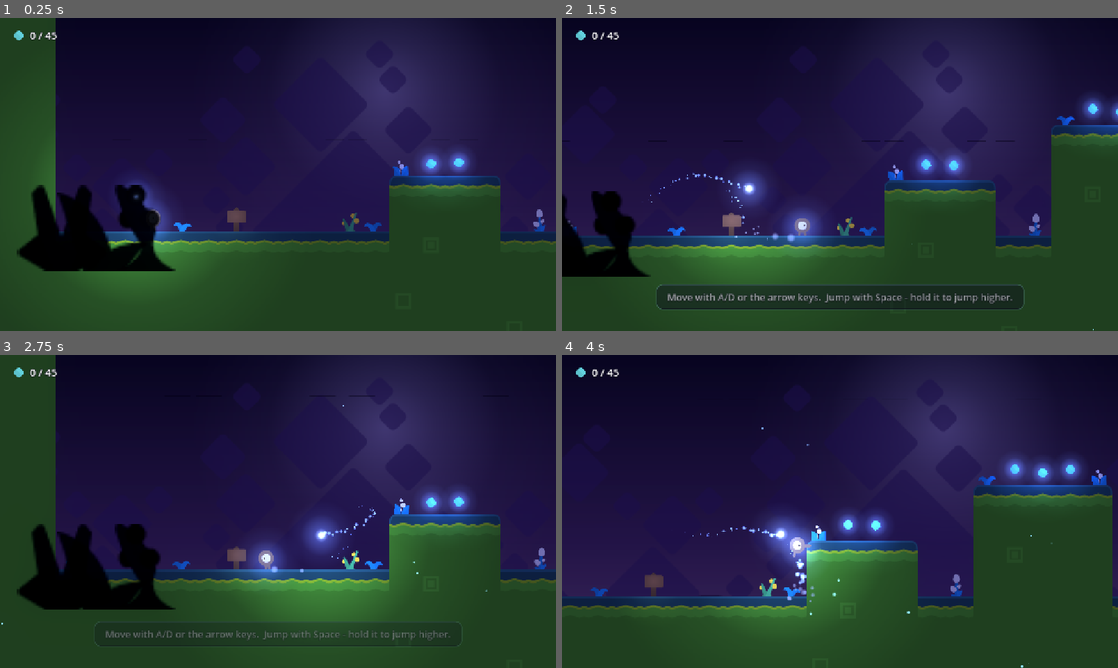
Above: before the commit, frames 1-4 (two rows, left to right).
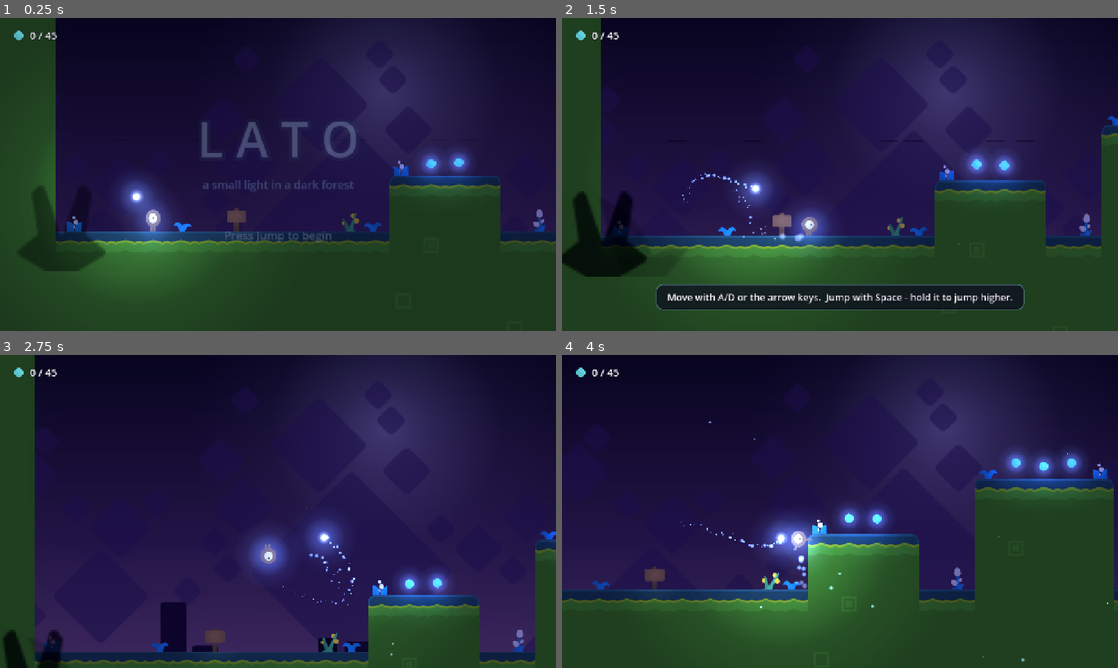
Above: after the commit, the same moments.

Repository: lenhoare/lato
Game: Godot game, scene res://scenes/main.tscn
Same seed, same stepped clock (60 frames per second), same inputs: the game is played once before the commit and once after it.
Inputs:
- Up to frame 1 (0.25 s): no input
- Up to frame 2 (1.5 s): tap Enter at 0.5 s; hold C (bash) 0.53-1.28 s; hold D (move_right) from 0.53 s (still down); tap Space (jump) at 0.77, 1.07 s; tap Shift (dash) at 0.8, 1.35 s
- Up to frame 3 (2.75 s): tap Space (jump) at 1.52, 1.82 s; tap N at 1.55, 2.1 s; release D (move_right) at 2.03 s; hold A (move_left) from 2.03 s (still down); hold Space (jump) from 2.03 s (still down)
- Up to frame 4 (4 s): release A (move_left) at 2.78 s; release Space (jump) at 2.78 s; hold D (move_right) from 2.78 s (still down); tap Space (jump) at 2.85, 3.02, 3.32, 3.77 s; tap C (bash) at 3.05 s; hold C (bash) from 3.53 s (still down); tap Shift (dash) at 3.8 s

The runs differ from the first frame. In frame 1, 6.0% of the frame differs, in the area x 3-64%, y 33-81%; in frame 2, 18%; in frame 3, 34%, in the area x 0-100%, y 0-100%; in frame 4, 7.9%.

Commit message:
Add save system, title screen, saved toast; keep silhouettes at screen edges
- Progress (skills, orbs, doors, walls, secrets, checkpoint, time) saves
  at checkpoints and shrines and is restored on launch
- Title screen over the live world; N for a new game when a save exists
- Foreground silhouettes fade out near the centre so they never hide
  the player
- README: document new features

Co-Authored-By: Claude Opus 5.5 <noreply@anthropic.com>
Claude-Session: https://claude.ai/code/session_01SbMPVJgnTmiar6GJ6yuRGZ

Diff:
--- a/scripts/foreground.gd
+++ b/scripts/foreground.gd
@@ -34,4 +34,7 @@
 		var a := _anchors[i]
 		var s: Sprite2D = children[i]
 		s.position = a + (a - c) * parallax
-		s.visible = absf(s.position.x - c.x) < 1300.0
+		var dx := absf(s.position.x - c.x)
+		s.visible = dx < 1400.0
+		# only frame the screen edges; never block the view of the player
+		s.modulate.a = 0.95 * smoothstep(380.0, 640.0, dx)
--- a/scripts/game.gd
+++ b/scripts/game.gd
@@ -10,6 +10,9 @@
 signal hide_hint
 signal camera_shake(strength: float, duration: float)
 signal screen_flash(color: Color, duration: float)
+signal saved
+
+const SAVE_PATH := "user://save.json"
 
 const ABILITIES := {
 	"double_jump": {"name": "Double Jump", "hint": "Press Jump again in mid-air."},
@@ -26,6 +29,11 @@
 var play_time := 0.0
 var deaths := 0
 var finished := false
+## ids ("orb_12_30", "door_100_22", ...) of things collected / opened / found
+var collected := {}
+var has_save := false
+## set by test tools to skip the title screen
+var skip_title := false
 var player: Node2D
 
 var _slowmo_tween: Tween
@@ -34,6 +42,69 @@
 func _ready() -> void:
 	process_mode = Node.PROCESS_MODE_ALWAYS
 	_setup_input()
+	load_game()
+
+
+# --- Saving -------------------------------------------------------------------
+
+func mark(id: String) -> void:
+	collected[id] = true
+
+
+func is_marked(id: String) -> bool:
+	return collected.has(id)
+
+
+func save_game() -> void:
+	var data := {
+		"abilities": abilities,
+		"orbs": orbs,
+		"keys": keys,
+		"checkpoint": [checkpoint.x, checkpoint.y],
+		"play_time": play_time,
+		"deaths": deaths,
+		"collected": collected.keys(),
+	}
+	var f := FileAccess.open(SAVE_PATH, FileAccess.WRITE)
+	if f:
+		f.store_string(JSON.stringify(data))
+		has_save = true
+		saved.emit()
+
+
+func load_game() -> bool:
+	if not FileAccess.file_exists(SAVE_PATH):
+		return false
+	var data = JSON.parse_string(FileAccess.get_file_as_string(SAVE_PATH))
+	if typeof(data) != TYPE_DICTIONARY:
+		return false
+	for k in abilities.keys():
+		abilities[k] = bool(data.get("abilities", {}).get(k, false))
+	orbs = int(data.get("orbs", 0))
+	keys = int(data.get("keys", 0))
+	var cp: Array = data.get("checkpoint", [0, 0])
+	checkpoint = Vector2(cp[0], cp[1])
+	play_time = float(data.get("play_time", 0.0))
+	deaths = int(data.get("deaths", 0))
+	collected.clear()
+	for id in data.get("collected", []):
+		collected[id] = true
+	has_save = true
+	return true
+
+
+func new_game() -> void:
+	abilities = {"double_jump": false, "dash": false, "bash": false, "glide": false}
+	orbs = 0
+	keys = 0
+	checkpoint = Vector2.ZERO
+	play_time = 0.0
+	deaths = 0
+	finished = false
+	collected.clear()
+	has_save = false
+	if FileAccess.file_exists(SAVE_PATH):
+		DirAccess.remove_absolute(ProjectSettings.globalize_path(SAVE_PATH))
 
 
 func _process(delta: float) -> void:
@@ -61,8 +132,8 @@
 	orbs_changed.emit(orbs, orbs_total)
 
 
-func register_orb() -> void:
-	orbs_total += 1
+func set_orb_total(total: int) -> void:
+	orbs_total = total
 	orbs_changed.emit(orbs, orbs_total)
 
 
@@ -121,16 +192,18 @@
 		else:
 			DisplayServer.window_set_mode(DisplayServer.WINDOW_MODE_FULLSCREEN)
 	elif event.is_action_pressed("restart"):
-		Engine.time_scale = 1.0
-		get_tree().paused = false
-		play_time = 0.0
-		deaths = 0
-		finished = false
-		abilities = {"double_jump": false, "dash": false, "bash": false, "glide": false}
-		orbs = 0
-		orbs_total = 0
-		keys = 0
-		get_tree().reload_current_scene()
+		restart(true)
+
+
+## Reload the level. `fresh` wipes the save and starts a new game.
+func restart(fresh: bool) -> void:
+	Engine.time_scale = 1.0
+	get_tree().paused = false
+	if fresh:
+		new_game()
+	else:
+		load_game()
+	get_tree().reload_current_scene()
 
 
 # --- Input map --------------------------------------------------------------
--- a/scripts/hud.gd
+++ b/scripts/hud.gd
@@ -12,6 +12,7 @@
 var _flash: ColorRect
 var _banner_tween: Tween
 var _hint_tween: Tween
+var _toast: Label
 
 
 func _ready() -> void:
@@ -90,6 +91,19 @@
 	_hint_label.horizontal_alignment = HORIZONTAL_ALIGNMENT_CENTER
 	_hint.add_child(_hint_label)
 
+	_toast = _make_label(20)
+	_toast.text = "Progress saved"
+	_toast.set_anchors_preset(Control.PRESET_TOP_RIGHT)
+	_toast.grow_horizontal = Control.GROW_DIRECTION_BEGIN
+	_toast.offset_right = -28
+	_toast.offset_top = 22
+	_toast.modulate = Color(0.75, 1.0, 0.85, 0.0)
+	add_child(_toast)
+	Game.saved.connect(func() -> void:
+		var t := create_tween()
+		t.tween_property(_toast, "modulate:a", 1.0, 0.3)
+		t.tween_interval(1.5)
+		t.tween_property(_toast, "modulate:a", 0.0, 0.8))
 	Game.orbs_changed.connect(_on_orbs)
 	Game.keys_changed.connect(_on_keys)
 	Game.show_banner.connect(_on_banner)
--- a/scripts/main.gd
+++ b/scripts/main.gd
@@ -43,6 +43,7 @@
 const Plants := preload("res://scripts/plants.gd")
 const Foreground := preload("res://scripts/foreground.gd")
 const PauseMenu := preload("res://scripts/pause_menu.gd")
+const Title := preload("res://scripts/title.gd")
 
 const SHRINES := {"1": "double_jump", "2": "dash", "3": "bash", "4": "glide"}
 
@@ -70,6 +71,7 @@
 	_spawn_player_and_camera()
 	add_child(Hud.new())
 	add_child(PauseMenu.new())
+	add_child(Title.new())
 
 
 # ---------------------------------------------------------------------------
@@ -211,6 +213,7 @@
 			cover.set_cell(p, tile_sources[_ground_tile(p.x, p.y, true)], Vector2i.ZERO)
 			rects.append(Rect2(Vector2(p) * TILE, Vector2(TILE, TILE)))
 		var area := SecretArea.new()
+		area.set_meta("id", "secret_%d_%d" % [group[0].x, group[0].y])
 		area.cover = cover
 		area.rects = rects
 		world.add_child(area)
@@ -264,6 +267,7 @@
 
 func _build_objects() -> void:
 	var sign_cells: Array[Vector2i] = []
+	var orb_count := 0
 	for y in height:
 		var x := 0
 		while x < width:
@@ -272,10 +276,15 @@
 			var center := top_left + Vector2(TILE, TILE) / 2.0
 			match c:
 				"o", "k":
-					var pk := Pickup.new()
-					pk.kind = "orb" if c == "o" else "key"
-					pk.position = center
-					world.add_child(pk)
+					var id := "%s_%d_%d" % [c, x, y]
+					if c == "o":
+						orb_count += 1
+					if not Game.is_marked(id):
+						var pk := Pickup.new()
+						pk.set_meta("id", id)
+						pk.kind = "orb" if c == "o" else "key"
+						pk.position = center
+						world.add_child(pk)
 				"L":
 					var l := Lantern.new()
 					l.position = center
@@ -318,16 +327,26 @@
 		sg.position = Vector2(sign_cells[i] * TILE)
 		world.add_child(sg)
 
+	Game.set_orb_total(orb_count)
+
 	for group in _groups("D"):
 		var r := _bounds(group)
+		var door_id := "door_%d_%d" % [r.position.x, r.position.y]
+		if Game.is_marked(door_id):
+			continue
 		var door := Door.new()
+		door.set_meta("id", door_id)
 		door.height = r.size.y
 		door.position = Vector2(r.position * TILE)
 		world.add_child(door)
 
 	for group in _groups("B"):
 		var r := _bounds(group)
+		var brk_id := "brk_%d_%d" % [r.position.x, r.position.y]
+		if Game.is_marked(brk_id):
+			continue
 		var br := Breakable.new()
+		br.set_meta("id", brk_id)
 		for p in group:
 			br.cells.append(p - r.position)
 		br.position = Vector2(r.position * TILE)
@@ -389,6 +408,8 @@
 		var x := rows[y].find("P")
 		if x >= 0:
 			start = Vector2(x * TILE + TILE / 2.0, (y + 1) * TILE)
+	if Game.has_save and Game.checkpoint != Vector2.ZERO:
+		start = Game.checkpoint
 	player = PlayerScene.instantiate()
 	player.position = start
 	world.add_child(player)
--- a/scripts/objects/breakable.gd
+++ b/scripts/objects/breakable.gd
@@ -26,6 +26,7 @@
 	if _broken:
 		return
 	_broken = true
+	Game.mark(get_meta("id", ""))
 	collision_layer = 0
 	for child in get_children():
 		if child is CollisionShape2D:
--- a/scripts/objects/checkpoint.gd
+++ b/scripts/objects/checkpoint.gd
@@ -27,12 +27,18 @@
 	_light.position = Vector2(TILE / 2.0, 20)
 	add_child(_light)
 	body_entered.connect(_on_body_entered)
+	# light up the flag we restored from a save
+	if Game.has_save and Game.checkpoint.distance_to(global_position + Vector2(TILE / 2.0, TILE)) < 1.0:
+		_active = true
+		_flag.texture = load("res://assets/PNG/Other/flagGreen_up.png")
+		_light.energy = 1.0
 
 
 func _on_body_entered(body: Node) -> void:
 	if not body is Player:
 		return
 	Game.checkpoint = global_position + Vector2(TILE / 2.0, TILE)
+	Game.save_game()
 	if _active:
 		return
 	for c in get_tree().get_nodes_in_group("checkpoint"):
--- a/scripts/objects/door.gd
+++ b/scripts/objects/door.gd
@@ -44,6 +44,7 @@
 		return
 	if Game.use_key():
 		_open = true
+		Game.mark(get_meta("id", ""))
 		Game.hide_hint.emit()
 		Game.shake(6.0, 0.5)
 		Sfx.play("door")
--- a/scripts/objects/pickup.gd
+++ b/scripts/objects/pickup.gd
@@ -37,8 +37,6 @@
 	add_child(light)
 	_home = global_position
 	body_entered.connect(_on_body_entered)
-	if kind == "orb":
-		Game.register_orb()
 
 
 func _physics_process(delta: float) -> void:
@@ -61,6 +59,7 @@
 	if _collected or not body is Player:
 		return
 	_collected = true
+	Game.mark(get_meta("id", ""))
 	if kind == "orb":
 		Game.add_orb()
 		Sfx.play_orb()
--- a/scripts/objects/secret_area.gd
+++ b/scripts/objects/secret_area.gd
@@ -9,6 +9,7 @@
 
 
 func _ready() -> void:
+	_found = Game.is_marked(get_meta("id", ""))
 	collision_layer = 0
 	collision_mask = 2
 	for r in rects:
@@ -29,6 +30,7 @@
 	create_tween().tween_property(cover, "modulate:a", 0.12, 0.35)
 	if not _found:
 		_found = true
+		Game.mark(get_meta("id", ""))
 		Game.show_banner.emit("Secret found", "")
 		Sfx.play("secret", 1.0, 0.0, 0.0)
 		FX.burst(get_parent(), body.global_position + Vector2(0, -21), Color(1.6, 1.5, 0.9), 20, 220.0, 0.6)
--- a/scripts/objects/shrine.gd
+++ b/scripts/objects/shrine.gd
@@ -67,6 +67,11 @@
 	_motes.color = Color(color, 0.7)
 	add_child(_motes)
 	body_entered.connect(_on_body_entered)
+	if Game.has(ability):
+		_taken = true
+		_crystal.visible = false
+		_motes.emitting = false
+		_light.energy = 0.25
 
 
 func _process(delta: float) -> void:
@@ -101,5 +106,6 @@
 	t.chain().tween_callback(func() -> void:
 		_crystal.visible = false
 		FX.burst(get_parent(), p.global_position + Vector2(0, -21), color, 30, 300.0, 0.6)
-		Game.unlock(ability))
+		Game.unlock(ability)
+		Game.save_game())
 	_motes.emitting = false
--- a/scripts/player.gd
+++ b/scripts/player.gd
@@ -115,7 +115,8 @@
 	_load_frames()
 	_set_frame("stand")
 	Game.player = self
-	Game.checkpoint = global_position
+	if Game.checkpoint == Vector2.ZERO:
+		Game.checkpoint = global_position
 	arrow = BashArrow.new()
 	arrow.visible = false
 	arrow.top_level = true
--- /dev/null
+++ b/scripts/title.gd
@@ -0,0 +1,87 @@
+extends CanvasLayer
+## Title overlay shown over the live world at startup.
+
+var _box: VBoxContainer
+var _prompt: Label
+var _t := 0.0
+var _closing := false
+
+
+func _ready() -> void:
+	layer = 25
+	process_mode = Node.PROCESS_MODE_ALWAYS
+	if Game.skip_title:
+		queue_free()
+		return
+	var dim := ColorRect.new()
+	dim.set_anchors_preset(Control.PRESET_FULL_RECT)
+	dim.color = Color(0.02, 0.01, 0.06, 0.45)
+	dim.mouse_filter = Control.MOUSE_FILTER_IGNORE
+	add_child(dim)
+	_box = VBoxContainer.new()
+	_box.set_anchors_preset(Control.PRESET_FULL_RECT)
+	_box.alignment = BoxContainer.ALIGNMENT_CENTER
+	_box.add_theme_constant_override("separation", 10)
+	_box.mouse_filter = Control.MOUSE_FILTER_IGNORE
+	add_child(_box)
+	var title := _label("L A T O", 112, Color(0.85, 0.95, 1.0))
+	_box.add_child(title)
+	_box.add_child(_label("a small light in a dark forest", 26, Color(0.7, 0.8, 1.0)))
+	var spacer := Control.new()
+	spacer.custom_minimum_size = Vector2(0, 60)
+	_box.add_child(spacer)
+	var text := "Press Jump to begin"
+	if Game.has_save:
+		text = "Jump  continue          N  new game"
+	_prompt = _label(text, 26, Color(1, 1, 1))
+	_box.add_child(_prompt)
+	var dimmed := [dim, _box]
+	for d in dimmed:
+		d.modulate.a = 0.0
+		create_tween().tween_property(d, "modulate:a", 1.0, 1.2)
+	await get_tree().process_frame
+	if Game.player:
+		Game.player.state = Player.State.FROZEN
+
+
+func _label(text: String, size: int, color: Color) -> Label:
+	var l := Label.new()
+	l.text = text
+	l.horizontal_alignment = HORIZONTAL_ALIGNMENT_CENTER
+	var ls := LabelSettings.new()
+	ls.font_size = size
+	ls.font_color = color
+	ls.outline_size = maxi(6, size / 8)
+	ls.outline_color = Color(0.05, 0.03, 0.15, 0.8)
+	ls.shadow_color = Color(0.4, 0.7, 1.0, 0.25)
+	ls.shadow_size = size / 4
+	l.label_settings = ls
+	l.mouse_filter = Control.MOUSE_FILTER_IGNORE
+	return l
+
+
+func _process(delta: float) -> void:
+	_t += delta
+	if _prompt:
+		_prompt.modulate.a = 0.55 + 0.45 * sin(_t * 3.0)
+
+
+func _unhandled_input(event: InputEvent) -> void:
+	if _closing:
+		return
+	if event.is_action_pressed("jump"):
+		_start()
+		get_viewport().set_input_as_handled()
+	elif Game.has_save and event is InputEventKey and event.pressed and event.physical_keycode == KEY_N:
+		Game.restart(true)
+
+
+func _start() -> void:
+	_closing = true
+	Sfx.play("respawn", 1.0, 0.0, 0.0)
+	var t := create_tween().set_parallel(true)
+	for c in get_children():
+		t.tween_property(c, "modulate:a", 0.0, 0.6)
+	t.chain().tween_callback(queue_free)
+	if Game.player and Game.player.state == Player.State.FROZEN:
+		Game.player.state = Player.State.NORMAL
--- a/tools/shot.gd
+++ b/tools/shot.gd
@@ -12,6 +12,11 @@
 		var kv := a.split("=")
 		if kv.size() == 2:
 			args[kv[0]] = kv[1]
+	Game.skip_title = args.get("title", "0") != "1"
+	if args.get("keep", "0") != "1":
+		Game.new_game()
+	else:
+		Game.load_game()
 	if args.get("all", "0") == "1":
 		for k in Game.abilities.keys():
 			Game.abilities[k] = true
Not shown, added: scripts/title.gd.uid
